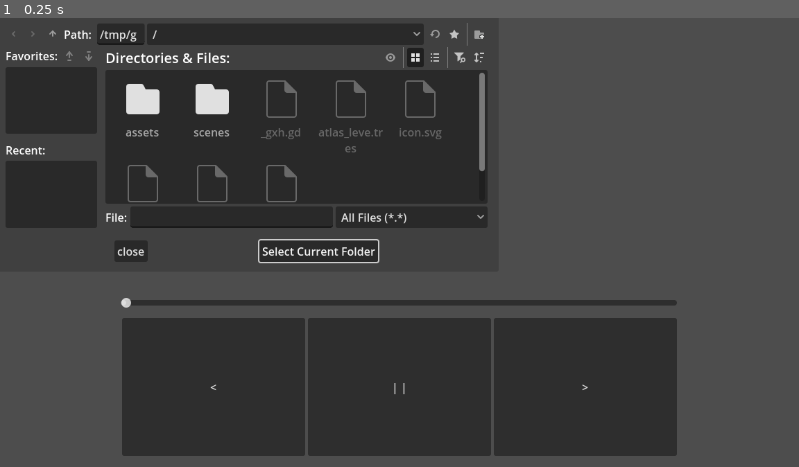
Above: before the commit, frame 1.
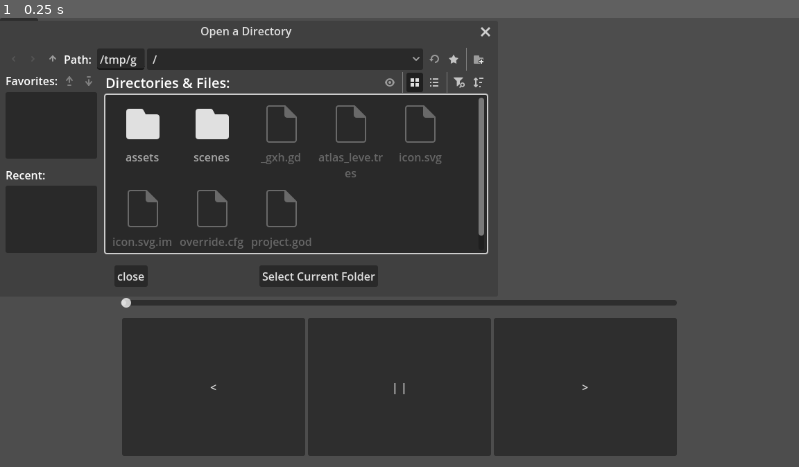
Above: after the commit, the same moment.

Repository: BuenosDiasPibe/godot_ing
Game: Godot game, scene res://scenes/test_music_player.tscn
The game is run twice, just before and just after one commit, with the same random seed, the same clock (stepped at 60 frames per second) and the same inputs.
Inputs:
- Up to frame 1 (0.25 s): no input

The runs differ from the first frame. In frame 1, 5.2% of the frame differs, in the area x 0-62%, y 1-60%.

Commit message:
fixed: for loop skipping songs when trying to erase non-music files, i might be dumb

Diff:
--- a/another-test/scenes/music_player_test_1.gd
+++ b/another-test/scenes/music_player_test_1.gd
@@ -5,10 +5,11 @@
 @export var next : Button
 @export var music_player : AudioStreamPlayer
 @export var progress_bar : HSlider
+@export var check_folder : Button
 @export var fileDialog : FileDialog
 
 #TODO: make the path changable
-var path : String = "/home/clumpl/Música/Lateralis - OTXO Original Soundtrack/"
+var path : String
 var _progress : float = 0.0
 var songs_list : PackedStringArray
 var current_song : int = 0
@@ -17,6 +18,13 @@
 
 func _ready() -> void:
 	fileDialog.dir_selected.connect(get_dir)
+	fileDialog.popup()
+	check_folder.pressed.connect(open_file_dialog)
+
+
+func get_dir(pathh : String) -> void: # doing all the stuff AFTER file is selected
+	path = pathh+"/"
+	_after_file_access()
 
 func _process(_delta: float) -> void:
 	if(music_player.playing && !stop):
@@ -25,23 +33,23 @@
 		if(m_playback_time != null):
 			progress_bar.value = m_playback_time / m_time
 
-func _do_ready():
+func _after_file_access():
 	songs_list = DirAccess.open(path).get_files()
 	assert(DirAccess.get_open_error() == 0, "An Error ocurred while opening a folder")
-
-	var first_song : String = path+songs_list[current_song]
-	for song in songs_list:
-		if( song.get_extension() != "wav" &&
-			song.get_extension() != "ogg" &&
-			song.get_extension() != "mp3"
-		  ):
+	# when i erase something from the list while iterating on it
+	# it could have unintended behaviour
+	for song in songs_list.duplicate():
+		if( song.get_extension() != "wav" && song.get_extension() != "ogg"
+									 	  && song.get_extension() != "mp3"):
 			songs_list.erase(song)
 			print("deleted " + song)
 			continue
 		var l := Label.new()
 		l.text = song.get_basename()
 		container.add_child(l)
-	music_player.stream = AudioStreamOggVorbis.load_from_file(first_song)
+
+	var first_song : String = path+songs_list[current_song]
+	load_music(first_song)
 	assert(music_player.stream != null, "music stream is not setted, no music found in this folder")
 
 	progress_bar.drag_started.connect(stop_it)
@@ -71,7 +79,7 @@
 	current_song = (current_song+1) % songs_list.size()
 	_change_color(Color(0.0, 255.014, 0.0))
 	var song_now = path + songs_list[current_song]
-	music_player.stream = AudioStreamOggVorbis.load_from_file(song_now)
+	load_music(song_now)
 	music_player.play()
 	progress_bar.value = music_player.get_playback_position()
 
@@ -84,26 +92,39 @@
 	if(current_song < 0):
 		current_song = songs_list.size()-1
 	var song_now = path + songs_list[current_song]
-	music_player.stream = AudioStreamOggVorbis.load_from_file(song_now)
+	load_music(song_now)
 	music_player.play()
 	progress_bar.value = music_player.get_playback_position()
 
-
+# TODO: change this to Container logic
 func _change_color(color : Color):
 	var a := container.get_children()
 	if(a[current_song] is Label):
 		var ll : Label = a[current_song]
 		ll.modulate = color
 
+# TODO: change this to HSlider logic
 func stop_it():
 	stop = true
 	play_pause_music()
 
-func slider(_holo) -> void:
+func slider(_holo):
 	stop = false
 	music_player.play((music_player.stream.get_length()/100)*progress_bar.value)
 	_change_color(Color(0.0, 255.014, 0.0))
 
-func get_dir(pathh : String) -> void:
-	path = pathh+"/"
-	_do_ready()
+func load_music(holo : String): # func needs the full path or extension
+	var song_now =  path + songs_list[current_song]
+	match holo.get_extension():
+		"wav":
+			music_player.stream = AudioStreamWAV.load_from_file(song_now)
+		"ogg":
+			music_player.stream = AudioStreamOggVorbis.load_from_file(song_now)
+		"mp3":
+			music_player.stream = AudioStreamMP3.load_from_file(song_now)
+		_:
+			assert(false, "file type " + holo.get_extension() + " unknown")
+	assert(music_player.stream != null, "song selected has not been queried correctly")
+
+func open_file_dialog():
+	fileDialog.popup()
--- a/another-test/scenes/test_music_player.tscn
+++ b/another-test/scenes/test_music_player.tscn
@@ -2,7 +2,7 @@
 
 [ext_resource type="Script" uid="uid://c5r1j571xap25" path="res://scenes/music_player_test_1.gd" id="1_wmssx"]
 
-[node name="TestMusicPlayer" type="Control" node_paths=PackedStringArray("container", "last", "pause", "next", "music_player", "progress_bar", "fileDialog")]
+[node name="TestMusicPlayer" type="Control" node_paths=PackedStringArray("container", "last", "pause", "next", "music_player", "progress_bar", "check_folder", "fileDialog")]
 layout_mode = 3
 anchors_preset = 15
 anchor_right = 1.0
@@ -16,6 +16,7 @@
 next = NodePath("CanvasLayer/HBoxContainer/right")
 music_player = NodePath("AudioStreamPlayer")
 progress_bar = NodePath("CanvasLayer/HSlider")
+check_folder = NodePath("Button")
 fileDialog = NodePath("FileDialog")
 
 [node name="CanvasLayer" type="CanvasLayer" parent="."]
@@ -77,8 +78,15 @@
 [node name="FileDialog" type="FileDialog" parent="."]
 oversampling_override = 1.0
 title = "Open a Directory"
-visible = true
+dialog_hide_on_ok = true
 cancel_button_text = "close"
 file_mode = 2
 access = 2
 use_native_dialog = true
+
+[node name="Button" type="Button" parent="."]
+layout_mode = 0
+offset_right = 39.0
+offset_bottom = 34.0
+text = "check
+folder"
